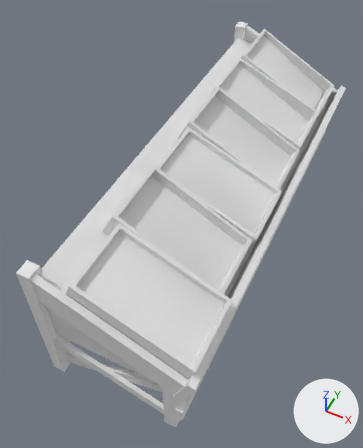
Renders of the Blender file Market/Models/market_stall.blend from each side of a commit.
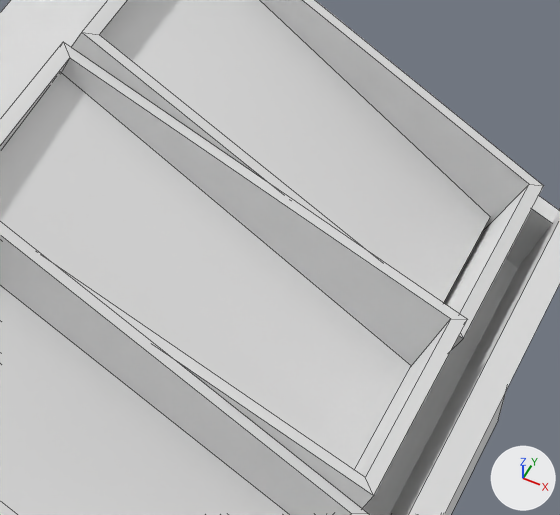
Each version appears first whole from a 50 mm lens placed at (0.84, -2.31, 2.91), pointed at (-0.18, -0.27, 0.35), and next in a close-up on the part from 62% to 93% of the width and 11% to 34% of the height. Every picture has the same lights, and +X, +Y and +Z are marked at lower right. The close-ups show mesh edges as thin lines. The same objects are shown in both versions, whatever each file hides.

The scene before the commit, as lines of its bpy script (objects in view):
```python
me_paris_marketstall1_veggies_003_instance_0_002 = bpy.data.meshes.new('Paris_MarketStall1_Veggies_003 Instance_0.002')
me_paris_marketstall1_veggies_003_instance_0_002.from_pydata(...)  # 240 vertices, 144 faces; spans x -0.49..0.46, y 0.0..1.0, z -1.4..1.4
me_paris_marketstall1_veggies_003_instance_0_002.materials.append(mat_mat)  # its picture is missing
# before: 4 (-0.28, 0.94, -0.87), 7 (0.31, 0.61, -0.47), 10 (0.31, 0.61, -0.87), 116 (-0.28, 0.93, -0.47)
ob_market_stall_2 = bpy.data.objects.new('market_stall_2', me_paris_marketstall1_veggies_003_instance_0_002)
ob_market_stall_2.location = (0.0, 0.0, 0.0)
ob_market_stall_2.rotation_euler = (1.571, 0.0, 0.0)  # degrees (90, 0, 0)
```
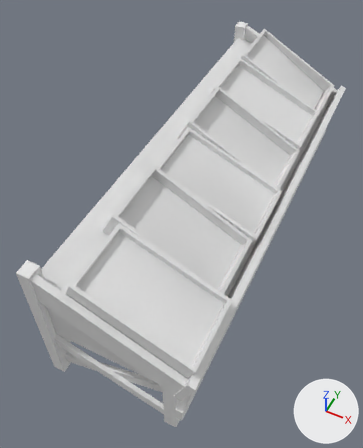
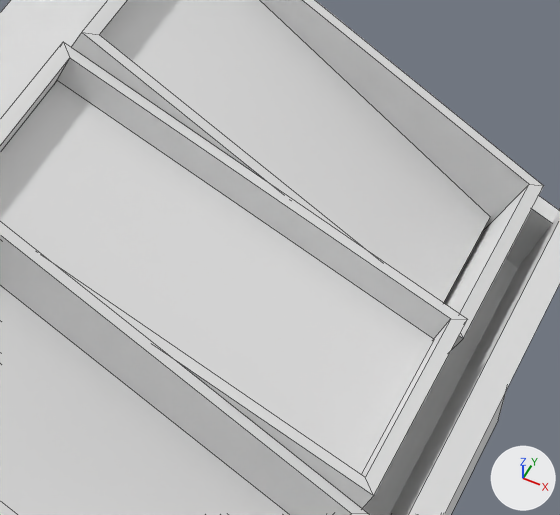
Pixel boxes [x1, y1, x2, y2] of what changed, in the close-ups (560 x 515 px; the box of a moved part takes in the faces that stretch with it):
part 1 of me_paris_marketstall1_veggies_003_instance_0_002, moved or reshaped: before [0, 72, 411, 470]; after [0, 81, 434, 474]

The edits, one by one:
me_paris_marketstall1_veggies_003_instance_0_002 has 240 vertices, 144 faces and spans x -0.49..0.46, y 0.0..1.0, z -1.4..1.4.
me_paris_marketstall1_veggies_003_instance_0_002 is used by ob_market_stall_2; location (0.0, 0.0, 0.0); rotation (1.571, 0.0, 0.0), in degrees (90, 0, 0).
Verts and faces of me_paris_marketstall1_veggies_003_instance_0_002; kept vertices keep their numbers, new ones are numbered from 240.
Part 1, on me_paris_marketstall1_veggies_003_instance_0_002:
Vertices deleted: 4, 7, 10 (with the faces that use them).
New vertex 240 is at (-0.28, 0.93, -0.87).
New vertex 241 is at (0.34, 0.67, -0.87).
New vertex 242 is at (0.34, 0.67, -0.47).
New faces: (116, 242, 241, 240).
